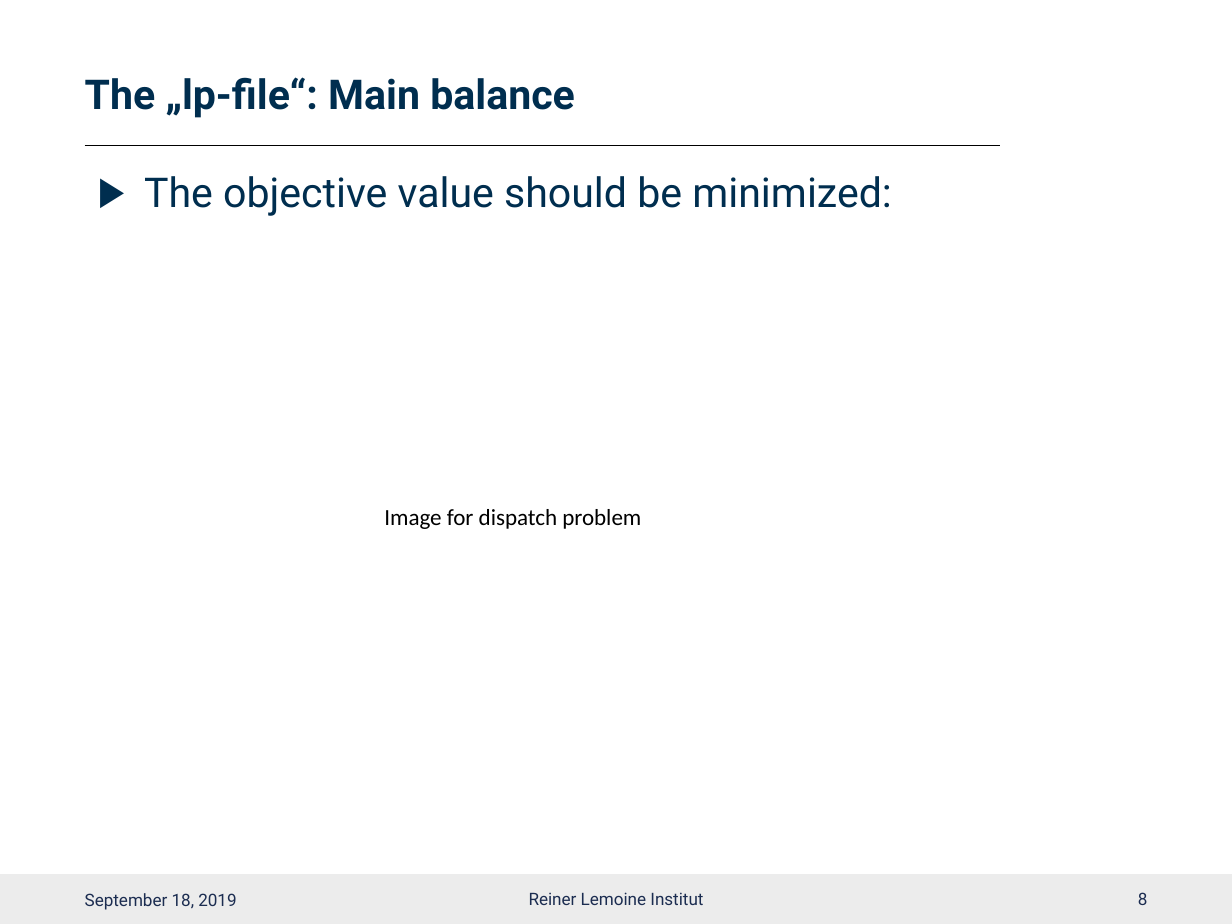
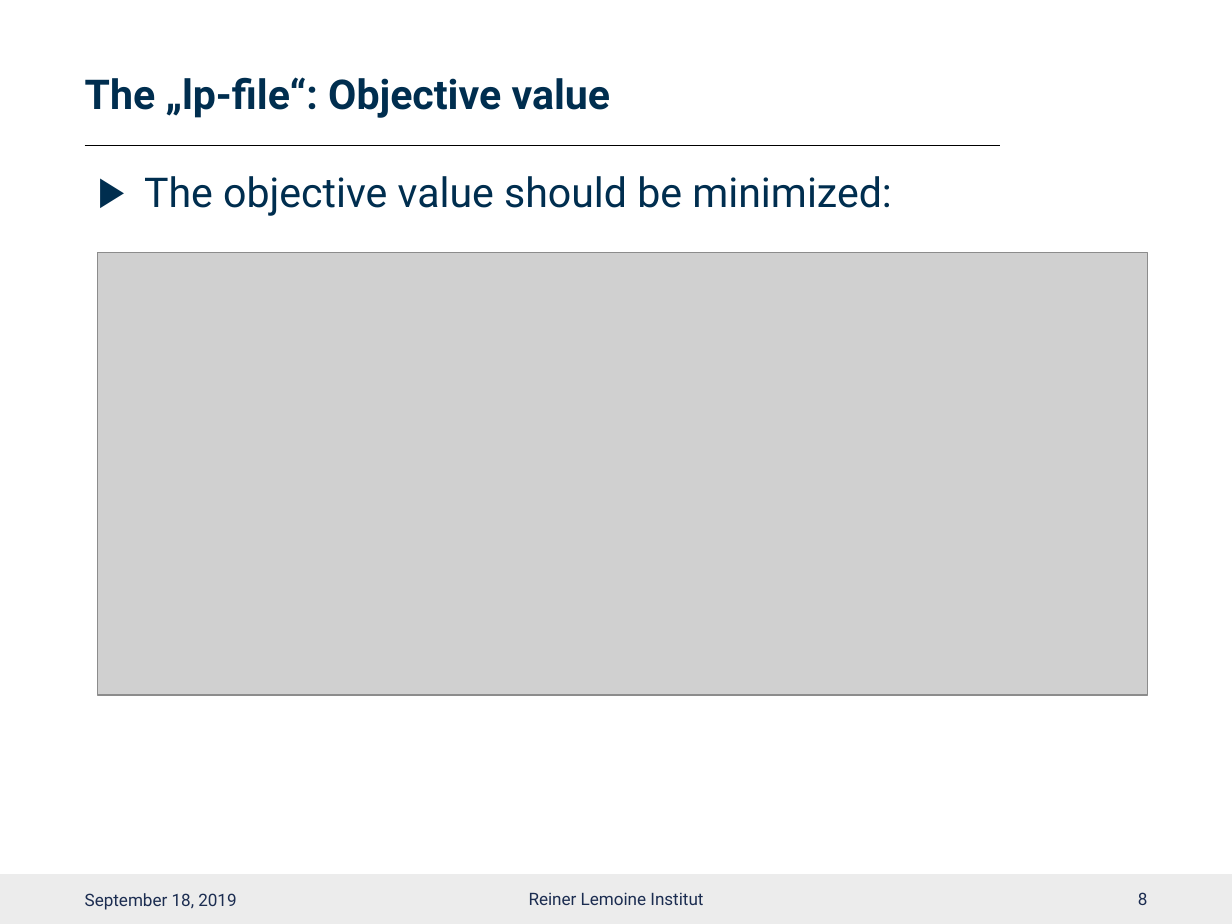
Before and after one commit to smartie2076/oemof_workshop, a slide deck: slide 9 of Oemof_Workshop_07_Constraints.pptx. Drawn at 1232x924 pixels with LibreOffice and Linux fonts; fonts in the diff are those of the drawing; grey boxes stand for pictures; background and template pictures are left out. Boxes give left, top, right and bottom in pixels: in the first picture for what was removed or moved away, otherwise in the second. Text is boxed around its words. In the diff, an @@ line names an element or a change of style, - is before the commit and + after.

```diff
--- a/Oemof_Workshop_07_Constraints.pptx
+++ b/Oemof_Workshop_07_Constraints.pptx
@@ title at (85, 77, 611, 118): text changed @@
-The „lp-file“: Main balance
+The „lp-file“: Objective value
@@ picture added at (97, 253, 1148, 695) @@
@@ text removed at (384, 509, 641, 529) @@
-Image for dispatch problem
```
Also in this commit, not shown: 11 other slides changed, 2 slides removed, 1 other file.
